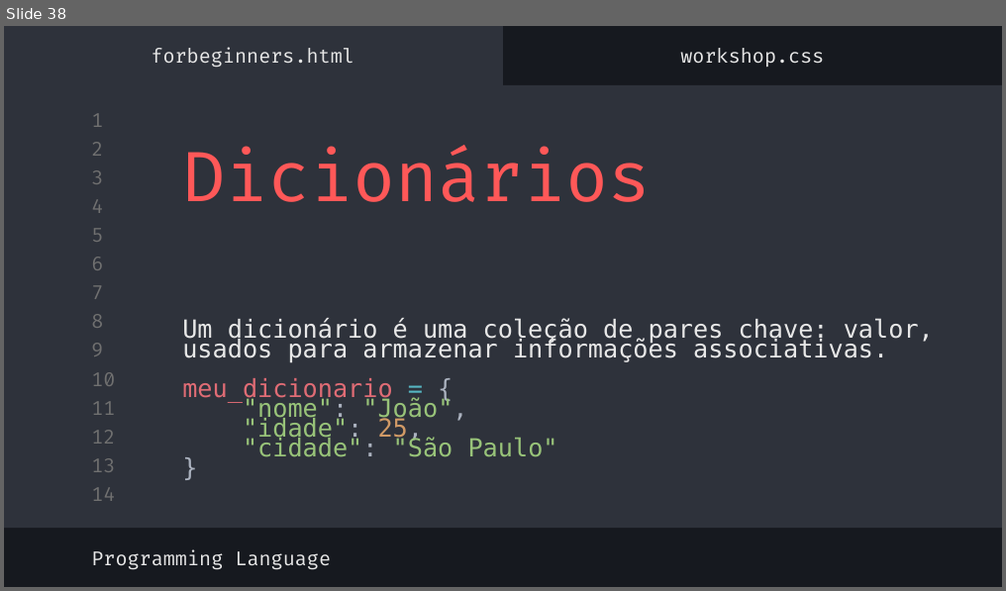
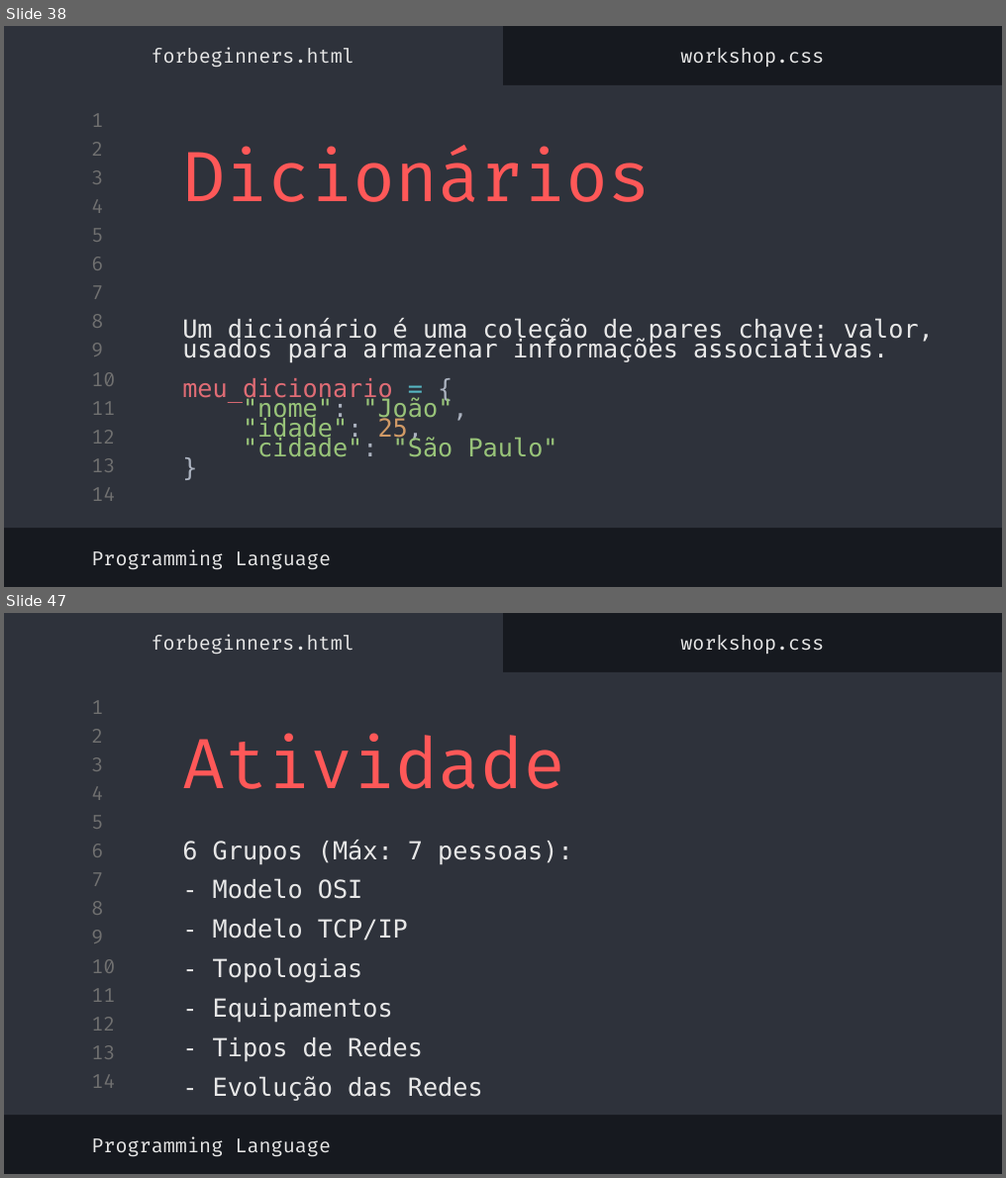
Before and after one commit to MatheusgMoreira/logica_programacao, a slide deck: lógica_de_programação.pptx. Shown one above the other, each under a label of ours: slide 38 before the commit, slides 38 and 47 after it; the slides between them are not shown. The pictures are 1006x591 and 1006x1178 pixels, drawn with LibreOffice and Linux fonts; fonts in the diff are those of the drawing. Boxes give left, top, right and bottom in pixels: in the first picture for what was removed or moved away, otherwise in the second. Text is boxed around its words. In the diff, an @@ line names an element or a change of style, - is before the commit and + after.

```diff
--- a/lógica_de_programação.pptx
+++ b/lógica_de_programação.pptx
@@ slide 47 added at <box>4,613,1002,1174</box>, background #16191F; not listed: 16 template elements that a slide beside it also shows @@
@@ subtitle added at <box>152,635,354,655</box>, 14 pt, text #E7E7E7 @@
+forbeginners.html
@@ subtitle added at <box>680,635,824,654</box>, 14 pt, text #E7E7E7 @@
+workshop.css
@@ title added at <box>182,733,565,789</box>, 50 pt, text #FF5858 @@
+Atividade
@@ title added at <box>182,840,573,1101</box>, 18 pt, text #E7E7E7 @@
+6 Grupos (Máx: 7 pessoas):
+- Modelo OSI
+- Modelo TCP/IP
+- Topologias
+- Equipamentos
+- Tipos de Redes
+- Evolução das Redes
@@ subtitle added at <box>91,1137,331,1157</box>, 14 pt, text #E7E7E7 @@
+Programming Language
```
Also in this commit, not shown: 8 other slides added.
